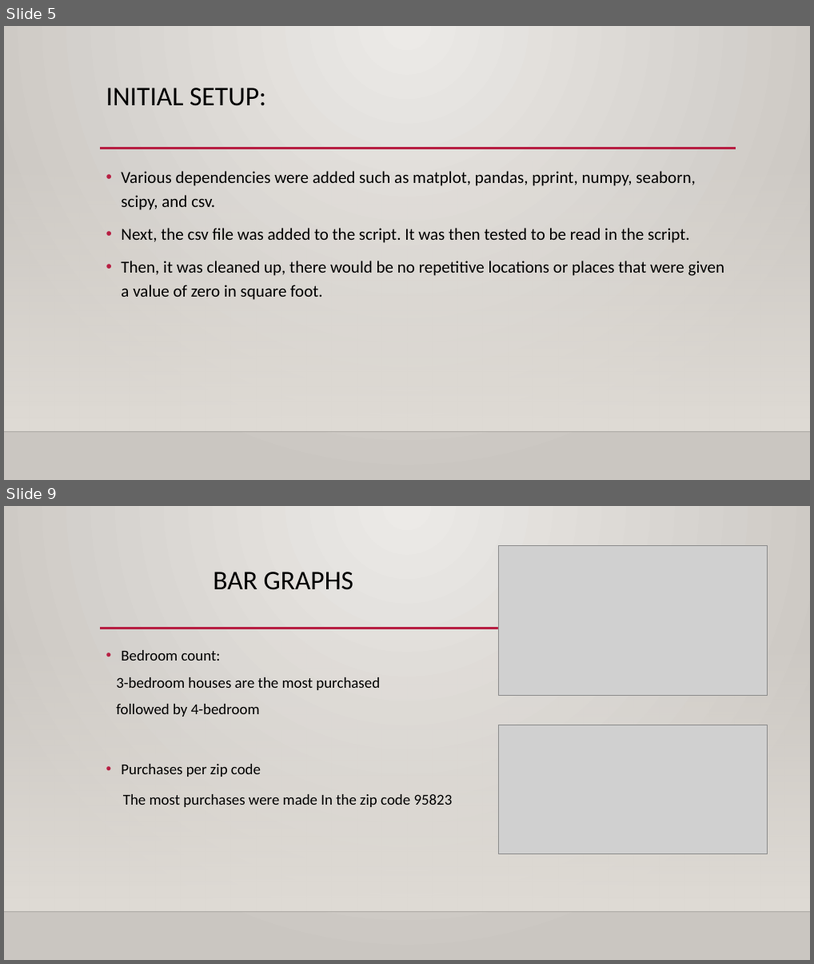
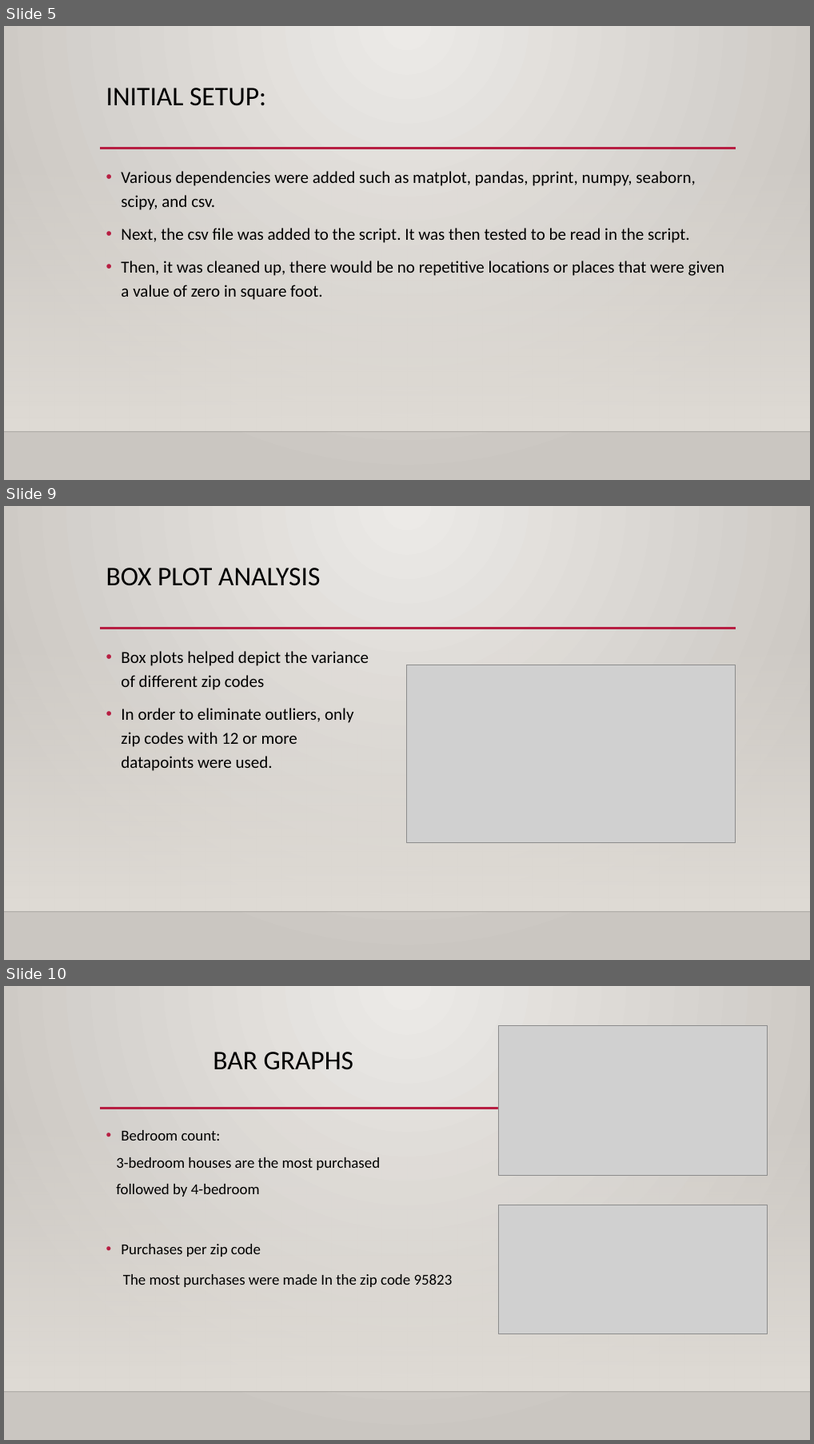
Before and after one commit to scavazos4/Project_One, a slide deck: Sacramento Real Estate.pptx. Shown one above the other, each under a label of ours: slides 5 and 9 before the commit, slides 5, 9 and 10 after it; the slides between them are not shown. The pictures are 814x964 and 814x1444 pixels, drawn with LibreOffice and Linux fonts; fonts in the diff are those of the drawing; grey boxes stand for pictures; background and template pictures are left out. Boxes give left, top, right and bottom in pixels: in the first picture for what was removed or moved away, otherwise in the second. Text is boxed around its words. In the diff, an @@ line names an element or a change of style, - is before the commit and + after.

```diff
--- a/Sacramento Real Estate.pptx
+++ b/Sacramento Real Estate.pptx
@@ slide 9 added at <box>4,506,810,960</box>, background gradient #ECEAE7 to #CAC7C1; not listed: 3 template elements that a slide beside it also shows @@
@@ title added at <box>106,568,320,586</box>, 32 pt, text #000000 @@
+BOX PLOT ANALYSIS
@@ text added at <box>121,651,369,771</box>, 20 pt, text #000000 @@
+• Box plots helped depict the variance of different zip codes
+• In order to eliminate outliers, only zip codes with 12 or more datapoints were used.
@@ picture added at <box>407,664,734,842</box> @@
@@ what was slide 9 is now slide 10 @@
```
Also in this commit, not shown: 3 slides changed.
